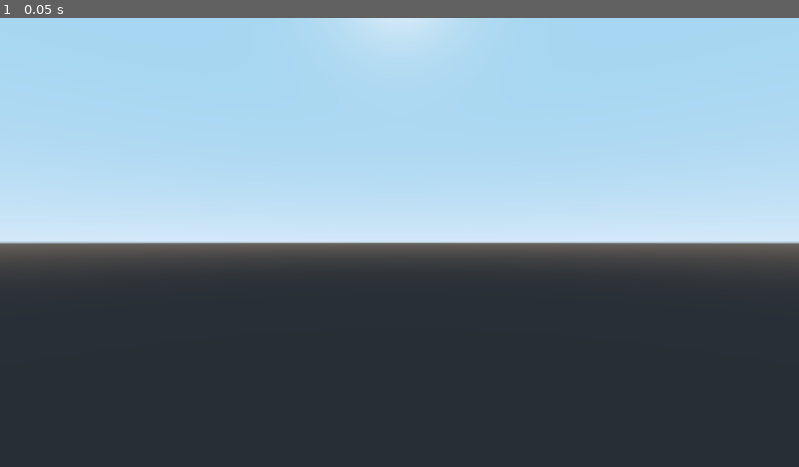
Above: before the commit, frame 1.
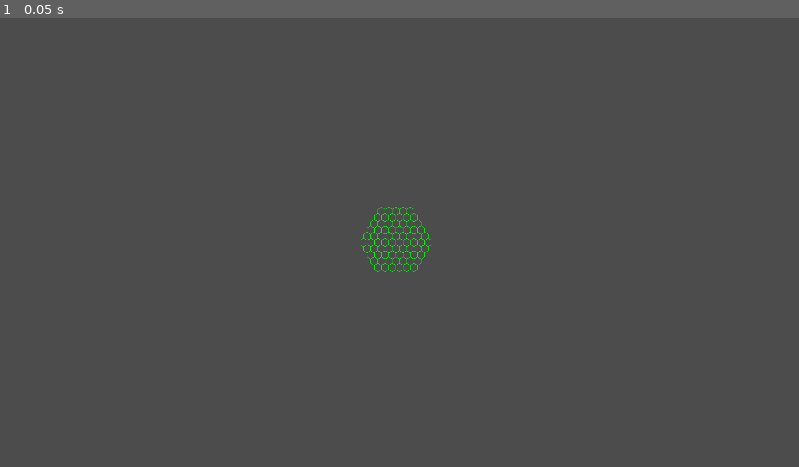
Above: after the commit, the same moment.

Repository: ObsidianBlk/FantasyFleet
Game: Godot game, scene res://Scenes/World.tscn
Same seed, same stepped clock (60 frames per second), same inputs: the game is played once before the commit and once after it.
Inputs:
- Up to frame 1 (0.05 s): no input

The runs differ from the first frame. In frame 1, 94% of the frame differs, in the area x 0-100%, y 0-100%.

Commit message:
Added HexMap singleton (very bare). Have a very rough method for finding mouse to grid projection (works in 3D, offset incorrectly in 2D). HexMapData data is now created in the World script and given to the HexMap script which signals a map change (which the 3D and 2D maps listen for).

Diff:
--- a/Objects/HexMap2D/HexMap2D.gd
+++ b/Objects/HexMap2D/HexMap2D.gd
@@ -10,7 +10,7 @@
 # -------------------------------------------------------------------------
 # Variables
 # -------------------------------------------------------------------------
-
+var _mouse_cell : HexCell = null
 
 # -------------------------------------------------------------------------
 # Onready Variables
@@ -28,31 +28,40 @@
 # -------------------------------------------------------------------------
 # Override Methods
 # -------------------------------------------------------------------------
+func _ready() -> void:
+	HexMap.connect("map_data_changed", self, "_on_map_data_changed")
+	HexMap.connect("input_bounced", self, "_on_input_bounced")
 
 func _process(_delta : float) -> void:
-	if map_data != null:
-		update()
+	update()
 
 func _draw() -> void:
+	if map_data == null:
+		return
+
 	var origin : HexCell = HexCell.new()
 	var cells : Array = origin.get_region(5)
 	for cell in cells:
-		var pos = cell.to_point()
-		_DrawHex(pos, 20, cell.orientation)
+		if not cell.eq(_mouse_cell):
+			_DrawHex(cell, map_data.cell_size, map_data.color_normal)
+	if _mouse_cell != null:
+		print("Drawing Mouse Cell: ", _mouse_cell.qrs)
+		_DrawHex(_mouse_cell, map_data.cell_size, map_data.color_highlight)
 
 # -------------------------------------------------------------------------
 # Private Methods
 # -------------------------------------------------------------------------
-func _DrawHex(pos : Vector2, size : float, orientation : int) -> void:
+func _DrawHex(cell : HexCell, size : float, color : Color) -> void:
+	var pos : Vector2 = cell.to_point()
 	var points : Array = []
-	var point : Vector2 = Vector2(0, -size) if orientation == 0 else Vector2(-size, 0)
+	var point : Vector2 = Vector2(0, -size) if cell.orientation == 0 else Vector2(-size, 0)
 	var offset : Vector2 = pos * size
 	points.append(point + offset)
 	for i in range(1, 6):
 		var rad = deg2rad(60 * i)
 		points.append(point.rotated(rad) + offset)
 	points.append(point + offset)
-	draw_polyline(PoolVector2Array(points), Color(0,1,0), 1, true)
+	draw_polyline(PoolVector2Array(points), color, 1, true)
 
 
 # -------------------------------------------------------------------------
@@ -63,3 +72,12 @@
 # -------------------------------------------------------------------------
 # Handler Methods
 # -------------------------------------------------------------------------
+func _on_map_data_changed(hmd : HexMapData) -> void:
+	set_map_data(hmd)
+
+
+func _on_input_bounced(event) -> void:
+	if event is InputEventMouseMotion and map_data != null:
+		if _mouse_cell == null:
+			_mouse_cell = HexCell.new()
+		_mouse_cell.from_point(event.position / map_data.cell_size)
--- a/Objects/HexMap3D/HexMap3D.gd
+++ b/Objects/HexMap3D/HexMap3D.gd
@@ -1,14 +1,22 @@
 extends Spatial
+
 
 # -------------------------------------------------------------------------
 # Export Variables
 # -------------------------------------------------------------------------
 export var map_data : Resource = null		setget set_map_data
+export var active_camera_group : String = ""
 
 # -------------------------------------------------------------------------
 # Variables
 # -------------------------------------------------------------------------
+var _grid_material_normal : SpatialMaterial = null
+var _grid_material_focus : SpatialMaterial = null
+var _grid_material_highlight : SpatialMaterial = null
 
+var _last_mouse_pos : Vector2 = Vector2.ZERO
+var _mouse_cell : HexCell = null
+var _grid_mesh_dirty : bool = true
 
 # -------------------------------------------------------------------------
 # Onready Variables
@@ -21,15 +29,53 @@
 func set_map_data(data : Resource) -> void:
 	if data == null or data is HexMapData:
 		map_data = data
+		if _grid_material_normal:
+			_grid_material_normal.albedo_color = map_data.color_normal
+		if _grid_material_highlight:
+			_grid_material_highlight.albedo_color = map_data.color_highlight
+		if _grid_material_focus:
+			_grid_material_focus.albedo_color = map_data.color_focus
 
 
 # -------------------------------------------------------------------------
 # Override Methods
 # -------------------------------------------------------------------------
+func _ready() -> void:
+	_grid_material_normal = SpatialMaterial.new()
+	_grid_material_normal.flags_unshaded = true
+	_grid_material_normal.albedo_color = Color(0,1,0) if map_data == null else map_data.color_normal
+
+	_grid_material_highlight = _grid_material_normal.duplicate()
+	_grid_material_highlight.albedo_color = Color(1,0,0) if map_data == null else map_data.color_highlight
+
+	_grid_material_focus = _grid_material_normal.duplicate()
+	_grid_material_focus.albedo_color = Color(0,0,1) if map_data == null else map_data.color_focus
+
+	HexMap.connect("map_data_changed", self, "_on_map_data_changed")
+	HexMap.connect("input_bounced", self, "_on_input_bounced")
+
 func _process(_delta : float) -> void:
 	if map_data != null:
-		if _meshinst_node.mesh == null:
+		if _meshinst_node.mesh == null or _grid_mesh_dirty:
+			_grid_mesh_dirty = false
 			_BuildMesh()
+
+func _physics_process(_delta) -> void:
+	if active_camera_group != "" and map_data != null:
+		var cams = get_tree().get_nodes_in_group(active_camera_group)
+		if cams.size() > 0:
+			var p : Plane = Plane(Vector3.UP, 0.0)
+			var from : Vector3 = cams[0].project_ray_origin(_last_mouse_pos)
+			var dir : Vector3 = cams[0].project_ray_normal(_last_mouse_pos)
+			#print("Last Mouse Pos: ", _last_mouse_pos, " | From: ", from, " | Dir: ", dir)
+			var intersect = p.intersects_ray(from, dir)
+			if intersect != null:
+				#print("Raycast Intersect: ", intersect)
+				if _mouse_cell == null:
+					_mouse_cell = HexCell.new()
+				_mouse_cell.from_point(Vector2(intersect.x, intersect.z) / map_data.cell_size)
+				#print("From Pos: ", Vector2(intersect.x, intersect.z), " -> Mouse Cell: ", _mouse_cell.qrs)
+				_grid_mesh_dirty = true
 
 # -------------------------------------------------------------------------
 # Private Methods
@@ -38,21 +84,32 @@
 	var st : SurfaceTool = SurfaceTool.new()
 	var origin : HexCell = HexCell.new()
 	var region : Array = origin.get_region(5)
+	var size : float = map_data.cell_size
+	if _meshinst_node.mesh != null:
+		_meshinst_node.mesh.clear_surfaces()
 	for cell in region:
-		_BuildHex(st, cell.to_point(), 10, cell.orientation)
+		if not cell.eq(_mouse_cell):
+			_BuildHex(st, cell, size, _grid_material_normal)
+	if _mouse_cell != null:
+		_BuildHex(st, _mouse_cell, size, _grid_material_highlight)
 
-func _BuildHex(st : SurfaceTool, pos : Vector2, size : float, orientation : int) -> void:
+
+func _BuildHex(st : SurfaceTool, cell : HexCell, size : float, mat : Material) -> void:
+	var pos : Vector2 = cell.to_point()
+
 	st.begin(Mesh.PRIMITIVE_LINE_LOOP)
-	var point : Vector2 = Vector2(0, -size) if orientation == 0 else Vector2(-size, 0)
+	var point : Vector2 = Vector2(0, -size) if cell.orientation == 0 else Vector2(-size, 0)
 	var offset : Vector2 = pos * size
 
-	st.add_color(Color(0, 1, 0))
+	#st.add_color(map_data.color_normal)
 	st.add_vertex(Vector3(point.x + offset.x, 0, point.y + offset.y))
 	for i in range(1, 6):
 		var rad = deg2rad(60 * i)
 		var p = point.rotated(rad) + offset
-		st.add_color(Color(0, 1, 0))
+		#st.add_color(map_data.color_normal)
 		st.add_vertex(Vector3(p.x, 0, p.y))
+
+	st.set_material(mat)
 	if _meshinst_node.mesh == null:
 		_meshinst_node.mesh = st.commit()
 	else:
@@ -66,3 +123,9 @@
 # -------------------------------------------------------------------------
 # Handler Methods
 # -------------------------------------------------------------------------
+func _on_map_data_changed(hmd : HexMapData) -> void:
+	set_map_data(hmd)
+
+func _on_input_bounced(event) -> void:
+	if event is InputEventMouseMotion:
+		_last_mouse_pos = event.position
--- a/Objects/OrbitCamera/OrbitCamera.gd
+++ b/Objects/OrbitCamera/OrbitCamera.gd
@@ -3,6 +3,7 @@
 # -----------------------------------------------------------------------------
 # Export Variables
 # -----------------------------------------------------------------------------
+export var group_name : String = ""
 export var current : bool = false									setget set_current
 export (int, LAYERS_3D_PHYSICS) var collision_mask : int = 1		setget set_collision_mask
 export (float, 1.0, 180.0, 0.1) var fov : float = 60.0				setget set_fov
@@ -39,10 +40,20 @@
 # -----------------------------------------------------------------------------
 # Setters / Getters
 # -----------------------------------------------------------------------------
+func set_group_name(gn : String) -> void:
+	if group_name != "" and current:
+		remove_from_group(group_name)
+	group_name = gn
+	if group_name != "" and current:
+		add_to_group(group_name)
+
+
 func set_current(c : bool) -> void:
 	current = c
 	if _camera_node:
 		_camera_node.current = c
+		if group_name != null and current:
+			add_to_group(group_name)
 
 
 func set_collision_mask(m : int) -> void:
@@ -108,6 +119,7 @@
 # Override Methods
 # -----------------------------------------------------------------------------
 func _ready() -> void:
+	set_group_name(group_name)
 	set_current(current)
 	set_collision_mask(collision_mask)
 	set_fov(fov)
--- a/Scenes/World.gd
+++ b/Scenes/World.gd
@@ -5,7 +5,13 @@
 
 func _ready() -> void:
 	_on_GameScreen_resized()
+	call_deferred("_KickPig")
 
+
+func _KickPig() -> void:
+	var hmd : HexMapData = HexMapData.new()
+	hmd.cell_size = 10.0
+	HexMap.hex_map_data = hmd
 
 func _on_GameScreen_resized():
 	if _view2d_node:
--- a/Scenes/World.tscn
+++ b/Scenes/World.tscn
@@ -1,18 +1,11 @@
-[gd_scene load_steps=13 format=2]
+[gd_scene load_steps=10 format=2]
 
 [ext_resource path="res://Shaders/GameScreen.gdshader" type="Shader" id=1]
 [ext_resource path="res://Scenes/World.gd" type="Script" id=2]
-[ext_resource path="res://Scripts/HexMapData.gd" type="Script" id=3]
 [ext_resource path="res://Objects/HexMap2D/HexMap2D.tscn" type="PackedScene" id=4]
 [ext_resource path="res://Objects/HexMap3D/HexMap3D.tscn" type="PackedScene" id=5]
 [ext_resource path="res://Scripts/Controllers/CameraCTRL.gd" type="Script" id=6]
 [ext_resource path="res://Objects/OrbitCamera/OrbitCamera.tscn" type="PackedScene" id=7]
-
-[sub_resource type="Resource" id=5]
-script = ExtResource( 3 )
-
-[sub_resource type="Resource" id=4]
-script = ExtResource( 3 )
 
 [sub_resource type="ViewportTexture" id=2]
 viewport_path = NodePath("Viewport2D")
@@ -23,7 +16,7 @@
 [sub_resource type="ShaderMaterial" id=1]
 resource_local_to_scene = true
 shader = ExtResource( 1 )
-shader_param/view2d_active = false
+shader_param/view2d_active = true
 shader_param/view3d = SubResource( 3 )
 shader_param/view2d = SubResource( 2 )
 
@@ -37,14 +30,14 @@
 
 [node name="Viewport3D" type="Viewport" parent="."]
 size = Vector2( 1920, 1080 )
-handle_input_locally = false
 render_target_v_flip = true
 render_target_update_mode = 3
 
 [node name="HexMap3D" parent="Viewport3D" instance=ExtResource( 5 )]
-map_data = SubResource( 5 )
+active_camera_group = "active_3d_camera"
 
 [node name="OrbitCamera" parent="Viewport3D" instance=ExtResource( 7 )]
+group_name = "active_3d_camera"
 current = true
 far = 4000.0
 sensitivity = Vector2( 0.02, 0.02 )
@@ -59,7 +52,6 @@
 render_target_update_mode = 3
 
 [node name="HexMap2D" parent="Viewport2D" instance=ExtResource( 4 )]
-map_data = SubResource( 4 )
 
 [node name="Camera2D" type="Camera2D" parent="Viewport2D"]
 current = true
--- /dev/null
+++ b/Scripts/Auto/HexMap.gd
@@ -0,0 +1,51 @@
+extends Node
+
+# -------------------------------------------------------------------------
+# Signals
+# -------------------------------------------------------------------------
+signal input_bounced(event)
+signal map_data_changed(hmd)
+
+# -------------------------------------------------------------------------
+# Export Variables
+# -------------------------------------------------------------------------
+export var hex_map_data : Resource = null			setget set_hex_map_data
+
+# -------------------------------------------------------------------------
+# Variables
+# -------------------------------------------------------------------------
+
+# -------------------------------------------------------------------------
+# Onready Variables
+# -------------------------------------------------------------------------
+
+
+# -------------------------------------------------------------------------
+# Setters / Getters
+# -------------------------------------------------------------------------
+func set_hex_map_data (hmd : Resource) -> void:
+	if hmd is HexMapData:
+		hex_map_data = hmd
+		emit_signal("map_data_changed", hex_map_data)
+
+# -------------------------------------------------------------------------
+# Override Methods
+# -------------------------------------------------------------------------
+
+
+# -------------------------------------------------------------------------
+# Private Methods
+# -------------------------------------------------------------------------
+
+
+
+# -------------------------------------------------------------------------
+# Public Methods
+# -------------------------------------------------------------------------
+
+func bounce_input(event) -> void:
+	emit_signal("input_bounced", event)
+
+# -------------------------------------------------------------------------
+# Handler Methods
+# -------------------------------------------------------------------------
--- a/Scripts/Controllers/CameraCTRL.gd
+++ b/Scripts/Controllers/CameraCTRL.gd
@@ -14,6 +14,7 @@
 # -----------------------------------------------------------------------------
 var _camera3d_node : Spatial = null
 var _camera2d_node : Camera2D = null
+
 
 var _axis_strength : Vector2 = Vector2.ZERO
 var _mod_key : Array = [false, false]
@@ -39,7 +40,6 @@
 		if cn and cn is Camera2D:
 			_camera2d_node = cn
 
-
 # -----------------------------------------------------------------------------
 # Override Methods
 # -----------------------------------------------------------------------------
@@ -56,6 +56,7 @@
 			_camera3d_node.move_ground(-event.relative)
 		elif _mod_key[1]:
 			_camera3d_node.orbit(event.relative.x, event.relative.y)
+		HexMap.bounce_input(event)
 	elif event is InputEventJoypadMotion:
 		pass
 	elif event is InputEventMouseButton:
--- a/Scripts/HexCell.gd
+++ b/Scripts/HexCell.gd
@@ -167,20 +167,20 @@
 	return false
 
 func round_hex() -> void:
-	var q = floor(c.x)
-	var r = floor(c.z)
-	var s = floor(c.y)
-
-	var dq = c.x - q
-	var dr = c.z - r
-	var ds = c.y - s
+	var q = round(c.x)
+	var r = round(c.z)
+	var s = round(c.y)
+
+	var dq = abs(c.x - q)
+	var dr = abs(c.z - r)
+	var ds = abs(c.y - s)
 
 	if dq > dr and dq > ds:
 		q = -r -s
 	elif dr > ds:
 		r = -q -s
 	else:
-		s = -r -s
+		s = -q -r
 
 	c.x = q
 	c.z = r
@@ -211,9 +211,6 @@
 	return Vector2(x,y)
 
 func from_point(point : Vector2) -> void:
-	if not is_valid():
-		return
-
 	var fq : float = 0.0
 	var fr : float = 0.0
 	match _orientation:
@@ -227,6 +224,8 @@
 	c = Vector3(fq, fs, fr)
 	round_hex()
 
+
+
 func get_neighbor(dir : int, amount : int = 1) -> HexCell:
 	if is_valid() and amount > 0:
 		if dir >= 0 and dir < NEIGHBOR_OFFSET.size():
--- a/Scripts/HexMapData.gd
+++ b/Scripts/HexMapData.gd
@@ -13,6 +13,7 @@
 # -------------------------------------------------------------------------
 var _cells : Dictionary = {}
 var _entities : Dictionary = {}
+var _cell_size : float = 1.0
 var _color_normal : Color = Color(0,1,0)
 var _color_highlight : Color = Color(1,0,0)
 var _color_focus : Color = Color(0,0,1)
@@ -24,6 +25,8 @@
 	match property:
 		"entities":
 			return _entities.values()
+		"cell_size":
+			return _cell_size
 		"color_normal":
 			return _color_normal
 		"color_focus":
@@ -46,6 +49,12 @@
 							add_entity(e)
 				else : success = false
 			else : success = false
+		"cell_size":
+			if typeof(value) == TYPE_REAL:
+				if value > 0.0:
+					_cell_size = value
+				else : success = false
+			else : success = false
 		"color_normal":
 			if typeof(value) == TYPE_COLOR:
 				_color_normal = value
@@ -76,6 +85,11 @@
 			hint = 24,
 			hint_string = str(TYPE_OBJECT) + "/" + str(PROPERTY_HINT_RESOURCE_TYPE) + ":Entity",
 			usage = PROPERTY_USAGE_STORAGE
+		},
+		{
+			name = "cell_size",
+			type = TYPE_REAL,
+			usage = PROPERTY_USAGE_DEFAULT
 		},
 		{
 			name = "color_normal",
--- a/project.godot
+++ b/project.godot
@@ -39,6 +39,7 @@
 [autoload]
 
 Utils="*res://Scripts/Auto/Utils.gd"
+HexMap="*res://Scripts/Auto/HexMap.gd"
 
 [display]
 
